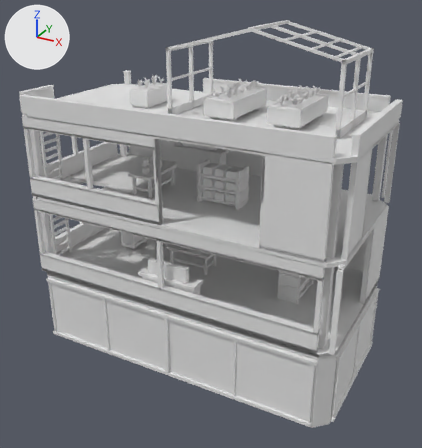
Renders of the OBJ model cloudbreak-array-r2/assets/tower-m-3.obj from each side of a commit.
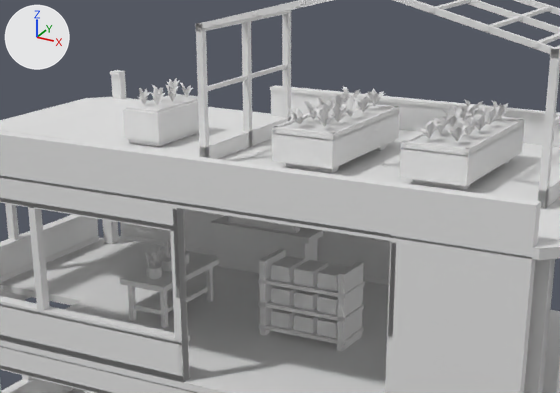
Each version is shown whole from a camera (50 mm lens) standing at (10.23, -18.16, 11.15) and looking at (0.4, -0.29, 2.22), then close up on the part from 16% to 82% of the width and 8% to 51% of the height. The axes (+X, +Y, +Z) are drawn at upper left. The lights are the same throughout. The first two pictures are the older version. Where no turn or scale is listed for an object, it has been applied to the vertices.

The first close-up shows 'tower-m-3'.
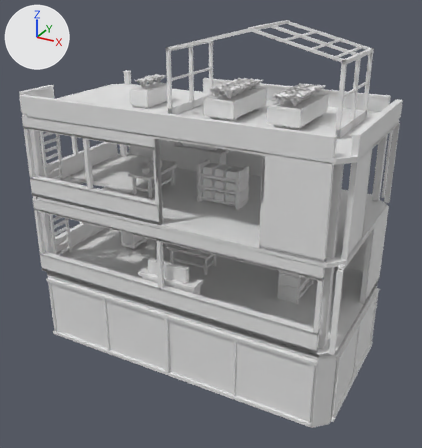
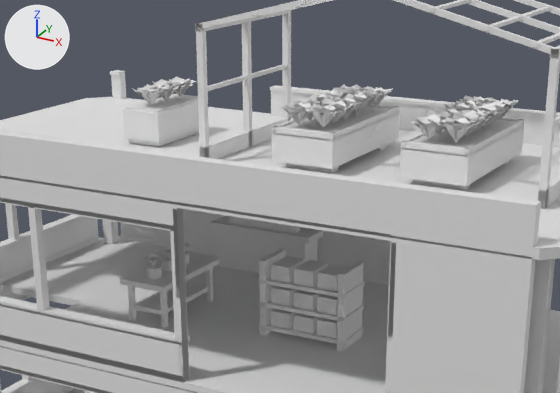
Edits to the bpy script that builds the scene:
```text
Change me_tower_m_3:
    remove me_tower_m_3.from_pydata(...)  # 3552 vertices, 4828 faces; spans x -6.42..6.42, y -3.3..3.3, z -2.97..9.48
    add me_tower_m_3.from_pydata(...)  # 5107 vertices, 6796 faces; spans x -6.42..6.42, y -3.3..3.3, z -2.97..9.48
    me_tower_m_3 part 1: the loose piece of 25 vertices spanning x 0.68..1.05, y -0.37..-0.04, z 7.14..7.46 is rebuilt with 85 vertices and now spans x 0.63..1.23, y -0.67..-0.02, z 7.13..7.52
    me_tower_m_3 part 2: the loose piece of 25 vertices spanning x 3.01..3.39, y 0.59..0.94, z 7.14..7.45 is rebuilt with 85 vertices and now spans x 2.96..3.53, y 0.57..1.22, z 7.13..7.51
    me_tower_m_3 part 3: the loose piece of 25 vertices spanning x 3.49..3.86, y 0.59..0.95, z 7.14..7.46 is rebuilt with 85 vertices and now spans x 3.31..3.9, y 0.53..1.22, z 7.13..7.52
    me_tower_m_3 part 4: the loose piece of 25 vertices spanning x 0.69..1.06, y -0.86..-0.54, z 7.14..7.42 is rebuilt with 85 vertices and now spans x 0.63..1.2, y -0.94..-0.43, z 7.13..7.5
    me_tower_m_3 part 5: the loose piece of 25 vertices spanning x 1.15..1.53, y -0.87..-0.52, z 7.14..7.45 is rebuilt with 85 vertices and now spans x 0.96..1.58, y -0.94..-0.42, z 7.13..7.51
    me_tower_m_3 part 6: the loose piece of 25 vertices spanning x 3.02..3.39, y 0.11..0.44, z 7.14..7.46 is rebuilt with 85 vertices and now spans x 2.96..3.5, y -0.25..0.43, z 7.13..7.49
    me_tower_m_3 part 7: the loose piece of 25 vertices spanning x 0.68..1.05, y 1.11..1.43, z 7.14..7.46 is rebuilt with 85 vertices and now spans x 0.63..1.21, y 0.98..1.51, z 7.13..7.49
    me_tower_m_3 part 8: the loose piece of 25 vertices spanning x 1.15..1.52, y 1.08..1.42, z 7.14..7.45 is rebuilt with 85 vertices and now spans x 0.99..1.58, y 0.96..1.51, z 7.13..7.5
    me_tower_m_3 part 9: the loose piece of 25 vertices spanning x 3.02..3.39, y -0.39..-0.04, z 7.14..7.45 is rebuilt with 85 vertices and now spans x 2.96..3.51, y -0.66..0.02, z 7.13..7.52
    me_tower_m_3 part 10: the loose piece of 25 vertices spanning x 0.69..1.06, y 0.59..0.95, z 7.14..7.44 is rebuilt with 85 vertices and now spans x 0.63..1.19, y 0.54..1.26, z 7.13..7.5
    me_tower_m_3 part 11: the loose piece of 25 vertices spanning x 1.15..1.53, y 0.59..0.92, z 7.14..7.45 is rebuilt with 85 vertices and now spans x 1.02..1.58, y 0.53..1.23, z 7.13..7.51
    me_tower_m_3 part 12: the loose piece of 25 vertices spanning x 3.02..3.39, y -0.86..-0.52, z 7.14..7.44 is rebuilt with 85 vertices and now spans x 2.96..3.56, y -0.94..-0.41, z 7.13..7.49
    me_tower_m_3 part 13: the loose piece of 25 vertices spanning x 3.48..3.86, y -0.88..-0.52, z 7.14..7.42 is rebuilt with 85 vertices and now spans x 3.34..3.9, y -0.94..-0.38, z 7.13..7.49
    me_tower_m_3 part 14: 6 loose pieces with 150 vertices, spanning x -2.42..3.85, y -0.91..1.44, z 1.06..7.47, are deleted
    me_tower_m_3 part 15: 1 vertex moved within x 0.93, y 0.1, z 7.36; 99 vertices removed from x 0.69..3.86, y -0.39..0.47, z 7.14..7.48; 934 vertices added at x 0.63..3.9, y -0.7..1.51, z 7.13..7.52
    me_tower_m_3 part 16: 2 vertices moved from x -2.12..-2.09, y -1.03..-1.02, z 4.38..4.43 to x -2.1..-2.02, y -1.05..-1.04, z 4.43..4.46; 272 vertices removed from x -2.19..-1.95, y -1.06..0.14, z 4.26..4.61; 252 vertices added at x -2.21..-1.93, y -1.07..0.15, z 4.26..4.49
    me_tower_m_3 part 17: 2 vertices moved from x -2.61..-2.6, y -0.2..-0.13, z 7.34..7.36 to x -2.61..-2.4, y -0.13..-0.11, z 7.36..7.4; 123 vertices removed from x -2.72..-2.18, y -0.39..0.83, z 7.07..7.41; 253 vertices added at x -2.74..-2.15, y -0.5..0.95, z 7.07..7.45
    other edits to the shape of me_tower_m_3 do not show in these pictures
```

Location of each change, (x1, y1, x2, y2) in pixels of the close-ups (560 x 393 px; the box of a moved part takes in the faces that stretch with it):
part 1 of me_tower_m_3, rebuilt
    before: (304, 101, 324, 119)
    after: (291, 100, 324, 120)
part 2 of me_tower_m_3, rebuilt
    before: (454, 105, 474, 120)
    after: (450, 100, 484, 108)
part 3 of me_tower_m_3, rebuilt (73% wider, 14% taller)
    before: (480, 105, 501, 125)
    after: (473, 101, 510, 124)
part 4 of me_tower_m_3, rebuilt
    before: (289, 108, 309, 124)
    after: (280, 100, 312, 125)
part 5 of me_tower_m_3, rebuilt (81% wider, 30% taller)
    before: (314, 108, 334, 127)
    after: (304, 103, 341, 128)
part 6 of me_tower_m_3, rebuilt
    before: (442, 106, 463, 127)
    after: (435, 106, 466, 117)
part 7 of me_tower_m_3, rebuilt
    before: (341, 86, 361, 101)
    after: (340, 84, 369, 92)
part 8 of me_tower_m_3, rebuilt (75% wider, 10% taller)
    before: (366, 88, 385, 107)
    after: (359, 86, 393, 107)
part 9 of me_tower_m_3, rebuilt
    before: (431, 115, 452, 133)
    after: (423, 111, 453, 134)
part 10 of me_tower_m_3, rebuilt
    before: (331, 92, 348, 107)
    after: (327, 87, 360, 96)
part 11 of me_tower_m_3, rebuilt (55% wider, 35% taller)
    before: (353, 96, 372, 112)
    after: (353, 89, 383, 111)
part 12 of me_tower_m_3, rebuilt
    before: (420, 118, 441, 139)
    after: (411, 114, 450, 139)
part 13 of me_tower_m_3, rebuilt (74% wider, 44% taller)
    before: (447, 125, 469, 142)
    after: (436, 117, 475, 142)
part 14 of me_tower_m_3, deleted
    before: (149, 85, 510, 261)
part 15 of me_tower_m_3, built on
    before: (317, 97, 489, 136)
    after: (305, 88, 518, 138)
part 16 of me_tower_m_3, moved or reshaped
    before: (146, 238, 189, 266)
    after: (144, 242, 191, 265)
part 17 of me_tower_m_3, built on
    before: (138, 78, 193, 106)
    after: (132, 76, 196, 105)
